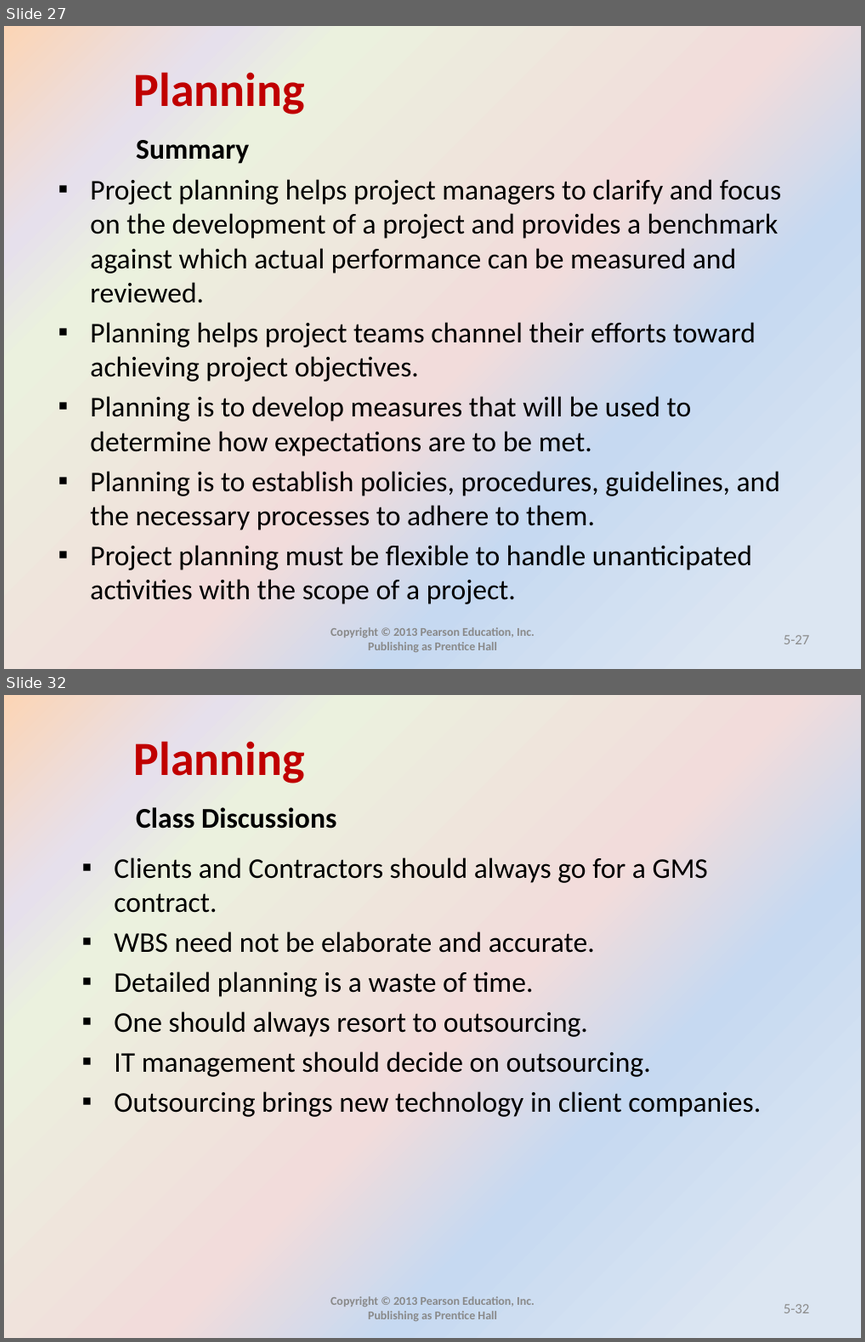
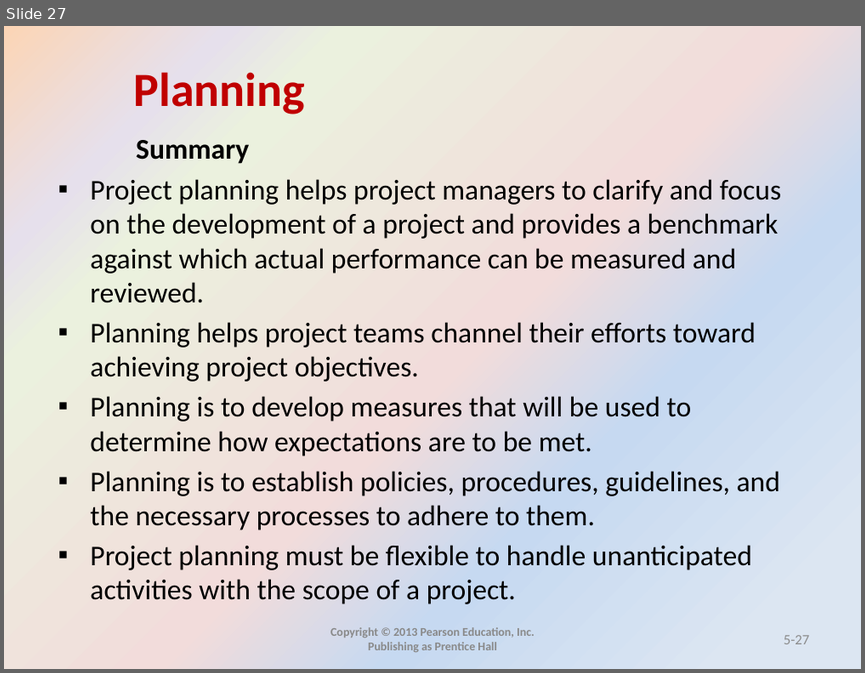
Before and after one commit to mohandesosama/is_project_management, a slide deck: IS-PM-Slides/05_planning _ch5.pptx. Shown one above the other, each under a label of ours: slides 27 and 32 before the commit, slide 27 after it; the slides between them are not shown. The pictures are 865x1342 and 865x673 pixels, drawn with LibreOffice and Linux fonts; fonts in the diff are those of the drawing. Boxes give left, top, right and bottom in pixels: in the first picture for what was removed or moved away, otherwise in the second. Text is boxed around its words. In the diff, an @@ line names an element or a change of style, - is before the commit and + after.

```diff
--- a/IS-PM-Slides/05_planning _ch5.pptx
+++ b/IS-PM-Slides/05_planning _ch5.pptx
@@ slide 32 removed at (4, 695, 861, 1338), background gradient #DCE6F2 to #C6D9F1 to #F2DCDB to #EBF1DE to #E6E0EC to #FCD5B5; not listed: 1 template element that a slide beside it also shows @@
@@ text removed at (136, 807, 336, 828) @@
-Class Discussions
@@ text removed at (114, 857, 760, 1117) @@
-▪ Clients and Contractors should always go for a GMS contract.
-▪ WBS need not be elaborate and accurate.
-▪ Detailed planning is a waste of time.
-▪ One should always resort to outsourcing.
-▪ IT management should decide on outsourcing.
-▪ Outsourcing brings new technology in client companies.
@@ text removed at (330, 1296, 534, 1321) @@
-Copyright © 2013 Pearson Education, Inc. Publishing as Prentice Hall
@@ page number removed at (783, 1304, 810, 1313) @@
-5-32
```
Also in this commit, not shown: 1 slide changed, 5 other slides removed.
